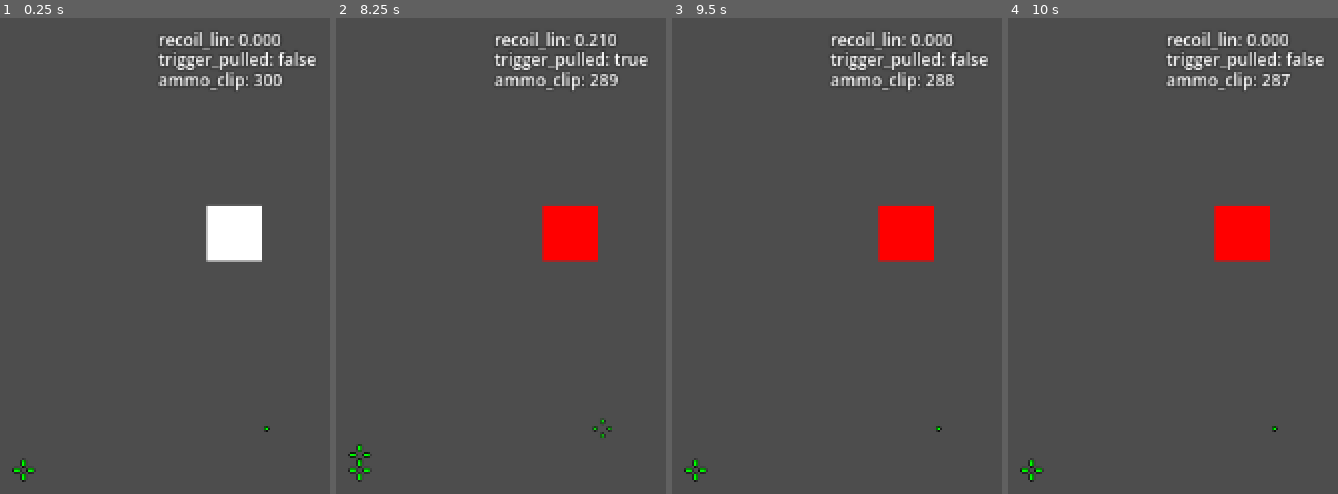
Above: before the commit, frames 1-4 (left to right).
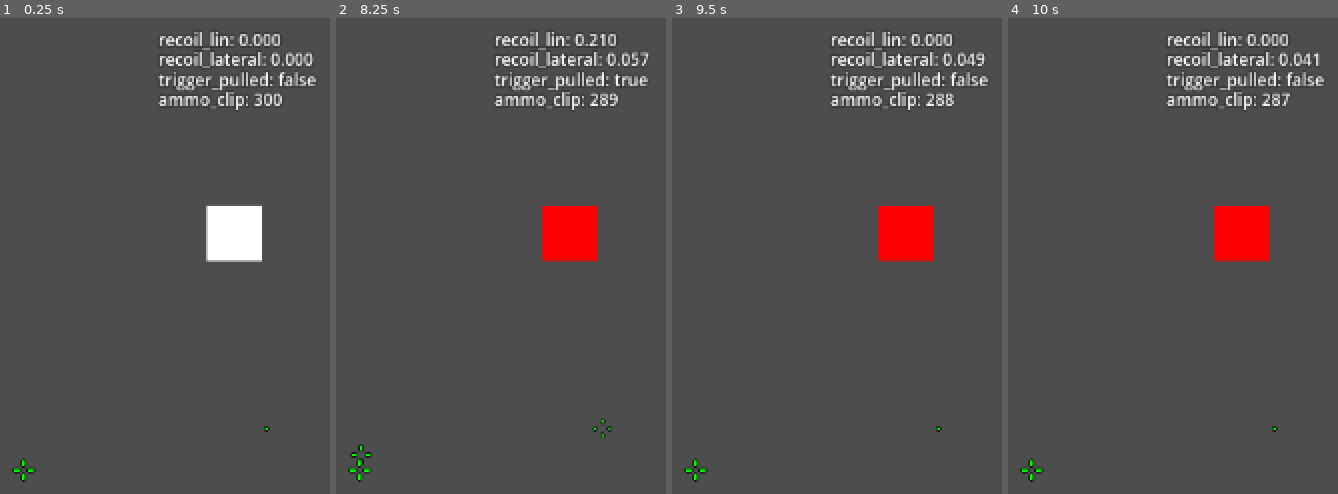
Above: after the commit, the same moments.

Repository: jokoon/shared_stuff
Game: Godot game, scene res://recoil_naive.tscn
Same seed, same stepped clock (60 frames per second), same inputs: the game is played once before the commit and once after it.
Inputs (mouse positions are in pixels of both pictures, inside the frame that each line leads up to):
- Up to frame 1 (0.25 s): no input
- Up to frame 2 (8.25 s): tap Enter at 0.5, 2, 3.5 s; move the mouse to (outside the picture) at 0.52 s; click (outside the picture) at 0.67 s; tap Space at 1.25, 2.75, 4.25 s; move the mouse to (outside the picture) at 1.27 s; click (outside the picture) at 1.42 s; move the mouse to (outside the picture) at 2.02 s; click (outside the picture) at 2.17 s; move the mouse to (outside the picture) at 2.77 s; click (outside the picture) at 2.92 s; move the mouse to (outside the picture) at 3.52 s; click (outside the picture) at 3.67 s; move the mouse to (514, 284) at 4.27 s; click (514, 284) at 4.42 s; move the mouse to (outside the picture) at 5.02 s; click (outside the picture) at 5.17 s; move the mouse to (outside the picture) at 5.77 s; click (outside the picture) at 5.92 s; move the mouse to (outside the picture) at 6.52 s; click (outside the picture) at 6.67 s; move the mouse to (outside the picture) at 7.27 s; click (outside the picture) at 7.42 s; move the mouse to (outside the picture) at 8.02 s; click (outside the picture) at 8.17 s
- Up to frame 3 (9.5 s): move the mouse to (outside the picture) at 8.77 s; click (outside the picture) at 8.92 s
- Up to frame 4 (10 s): move the mouse to (outside the picture) at 9.52 s; click (outside the picture) at 9.67 s

The runs differ from the first frame. In frame 1, 2.3% of the frame differs, in the area x 47-96%, y 7-20%; in frame 2, 2.2%; in frame 3, 2.3%; in frame 4, 2.2%.

Commit message:
lateral recoil

Diff:
--- a/naive_recoil/recoil_naive.gd
+++ b/naive_recoil/recoil_naive.gd
@@ -21,7 +21,34 @@
 var recoil_lin: float
 var recoil: float
 
+# lateral will change side/sign every 5 shots
+var modulo_rand_flip: int = 5
+var recoil_side: float = 1
 
+# static random values, no more than 50, since 50 shots etc
+var rand_array_float: Array[float]
+var rand_array_int: Array[int]
+var rand_index_float: int = 0
+var rand_index_int: int = 0
+func make_rand_values():
+    seed(543)
+    for i in 150:
+        rand_array_float.append(randf())
+        rand_array_int.append(randi())
+func rand_reset_int():
+    rand_index_int = 0
+func rand_reset_float():
+    rand_index_float = 0
+func static_rand_int():
+    var ret = rand_array_int[rand_index_int]
+    rand_index_int += 1
+    return ret
+func static_rand_float():
+    var ret = rand_array_float[rand_index_float]
+    rand_index_float += 1
+    return ret
+
+# an impact
 func create_impact(pt: Vector2):
     var impact: Sprite2D = impact_templ2.instantiate()
     impact.position = pt
@@ -30,6 +57,8 @@
     var _tween = impact.create_tween()
     _tween.tween_property(impact, "modulate:a", .0, impact_lifespan)
     _tween.tween_callback(impact.queue_free)
+
+
 @export_range(0, 1, 0.001) var punch: float = 0.3:
     set(val):
         punch = val
@@ -45,6 +74,19 @@
         fire_period = 1./fire_hertz
 var cool = punch * cool_factor
 
+var recoil_lateral: float = 0.
+func upd_lateral(dt: float):
+    #if abs(recoil_lateral) > rpt.falloff:
+    if abs(recoil_lateral) > 0:
+        recoil_lateral = clamp(
+            recoil_lateral - sign(recoil_lateral)*0.05,
+            -1., 1)
+    else:
+        recoil_lateral = 0
+
+    pass
+
+
 # godot funcs
 func upd(delta: float):
     # using naive recoil for now
@@ -56,6 +98,7 @@
     if decocked and not trigger_pulled:
         decocked = false
     if trigger_pulled and until_fire <= 0.:
+        # shoots
         if ammo_clip == 0:
             return
         if decocked and automatic == false:
@@ -65,16 +108,20 @@
         until_fire = fire_period
 
         recoil_lin = min(1., punch + recoil_lin)
+        if true: # lateral
+            #if randi() % modulo_rand_flip == 0:
+            var rand_int = static_rand_int()
 
+            if rand_int % modulo_rand_flip == 0:
+                recoil_side *= -1.
+            recoil_lateral += recoil_side * ease(recoil_lin, 3) * punch
         # ammunition
         ammo_clip -= 1
 func _process(dt:float):
     upd(dt)
 
-    #($diagnose as diagnoser).diag["rec_h"] = recoil_pt.rec_h
-
     var recoil_scale_centered: float = 25.
-    ($crosshair as Sprite2D).position = crosshair_origin + 50*Vector2(0.,-recoil_lin)
+    ($crosshair as Sprite2D).position = crosshair_origin + Vector2(10.*recoil_lateral,50.*-recoil_lin)
 
     # recoil feedback (cross getting wider with shots)
     ($feedbacked/center2 as Sprite2D).position.x = recoil_lin*(-recoil_scale_centered)
@@ -85,7 +132,9 @@
     #($ammo_bar as ammo_bar).set_ammo(30-0)
     if true:
         $diagnose.diag['recoil_lin'] = "%4.03f" % recoil_lin
+        $diagnose.diag['recoil_lateral'] = "%4.03f" % recoil_lateral
         $diagnose.diag['trigger_pulled'] = trigger_pulled
+        $diagnose.diag['ammo_clip'] = ammo_clip
         $diagnose.diag['ammo_clip'] = ammo_clip
 func _input(event):
     if (event is InputEventMouseButton and event.button_index == MOUSE_BUTTON_LEFT):
@@ -101,4 +150,4 @@
     fire_hertz = 14
     fire_period = 1./fire_hertz
     ammo_clip = 300
-    print('cool', cool)
+    make_rand_values()
